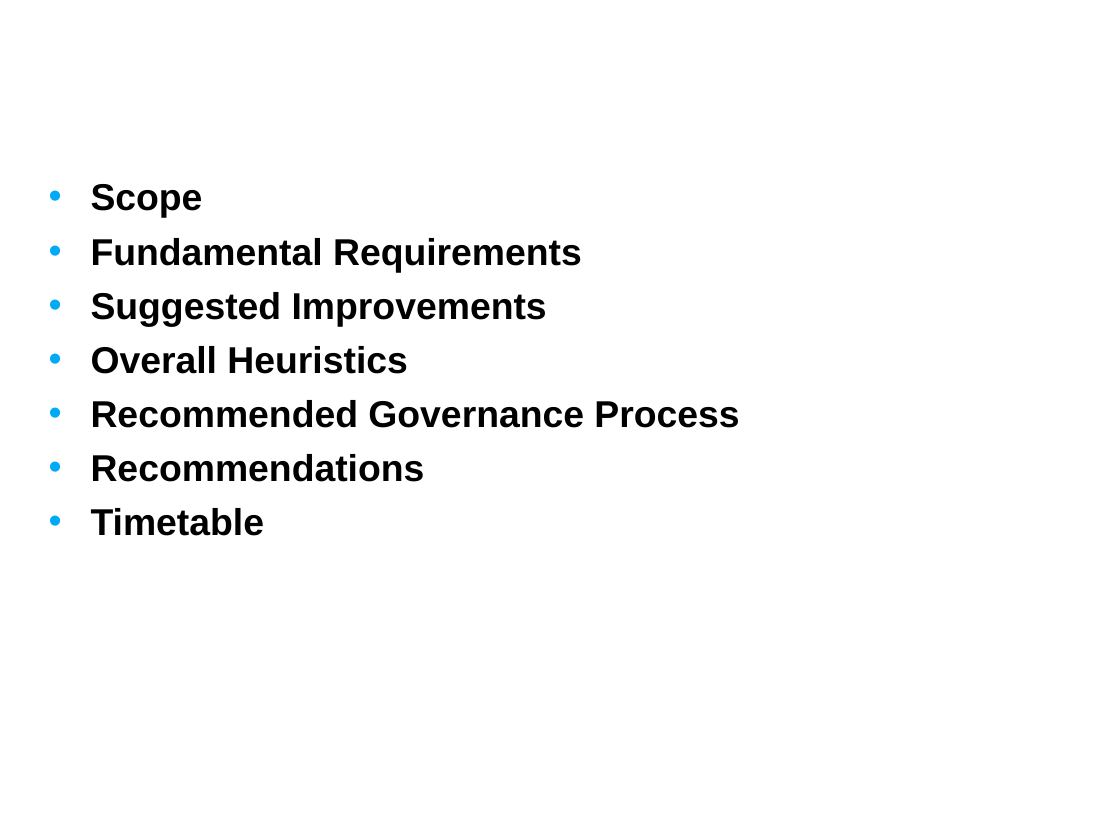
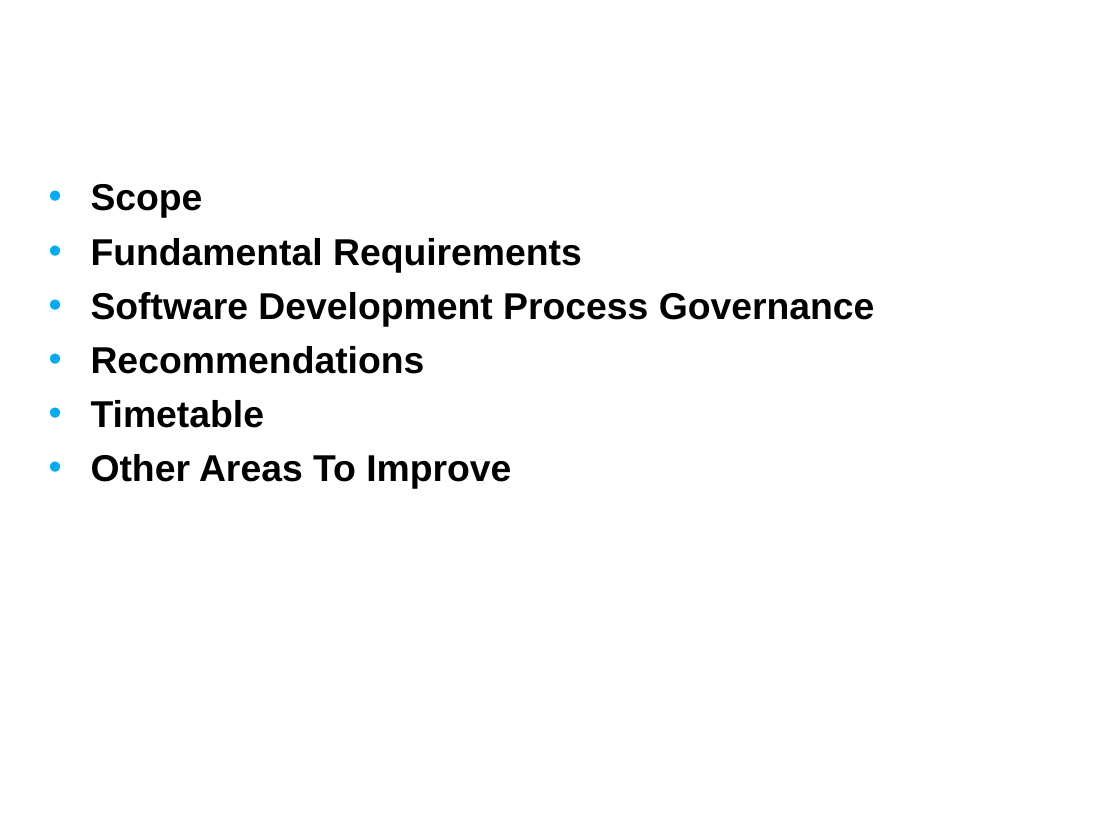
Before and after one commit to NCIP/caarray-docs, a slide deck: slide 2 of environment/references/process_improvement_proposal.ppt. Drawn at 1120x840 pixels with LibreOffice and Linux fonts; fonts in the diff are those of the drawing; background and template pictures are left out. Boxes give left, top, right and bottom in pixels: in the first picture for what was removed or moved away, otherwise in the second. Text is boxed around its words. In the diff, an @@ line names an element or a change of style, - is before the commit and + after.

Commit message:
Minor updates

```diff
--- a/environment/references/process_improvement_proposal.ppt
+++ b/environment/references/process_improvement_proposal.ppt
@@ text at [91, 292, 875, 326]: text changed @@
-• Suggested Improvements
-• Overall Heuristics
-• Recommended Governance Process
+• Software Development Process Governance
@@ text at [91, 454, 511, 489]: paragraph added @@
+• Other Areas To Improve
```
Also in this commit, not shown: 11 other slides changed, 2 slides added.
